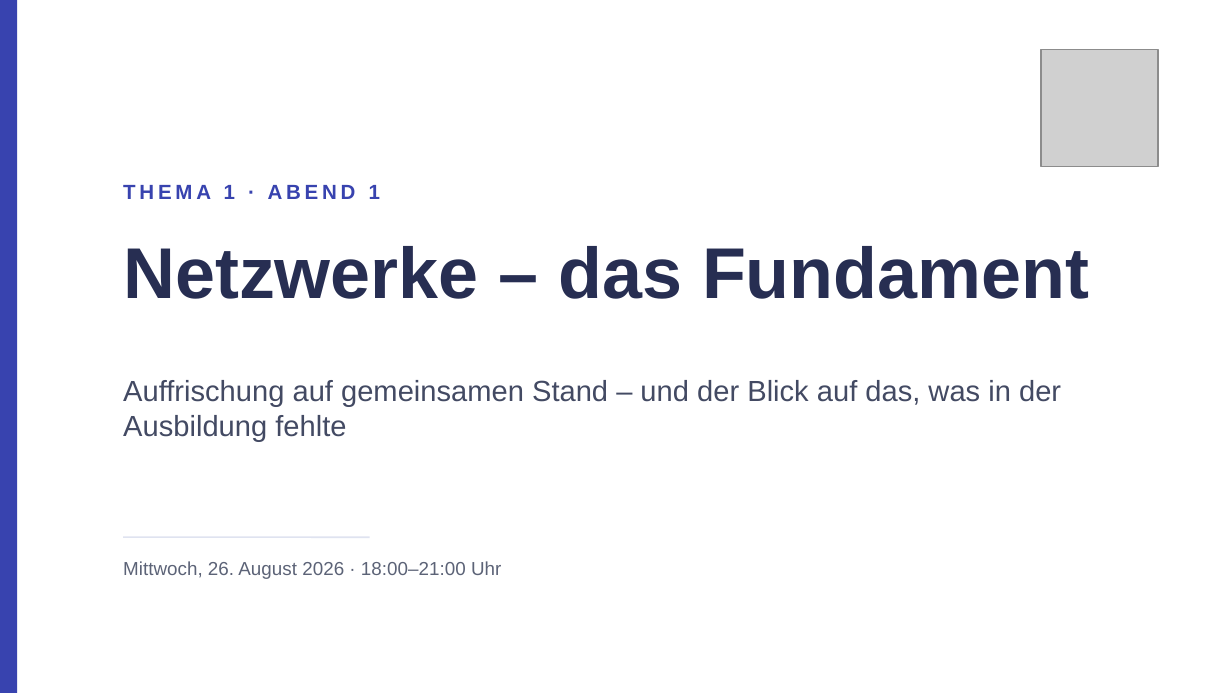
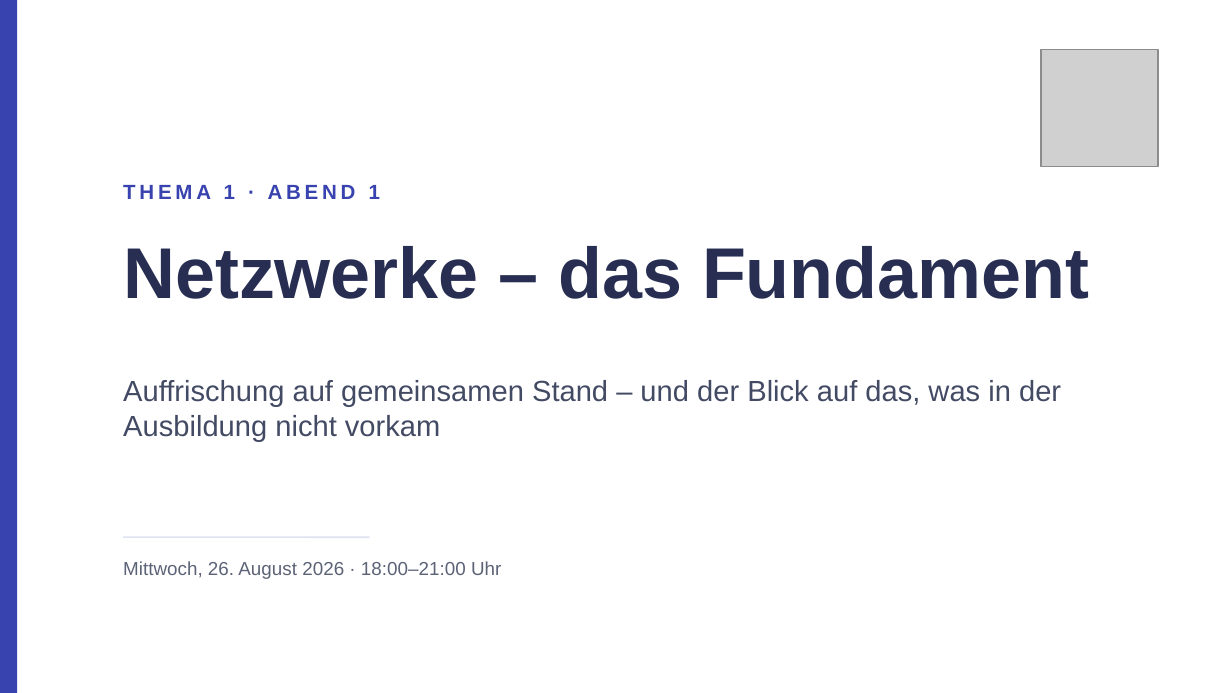
Before and after one commit to JacobMenge/kurs-unterlagen, a slide deck: slide 1 of folien/dist/01-netzwerke-grundlagen.pptx. Drawn at 1232x693 pixels with LibreOffice and Linux fonts; fonts in the diff are those of the drawing; grey boxes stand for pictures. Boxes give left, top, right and bottom in pixels: in the first picture for what was removed or moved away, otherwise in the second. Text is boxed around its words. In the diff, an @@ line names an element or a change of style, - is before the commit and + after.

```diff
--- a/folien/dist/01-netzwerke-grundlagen.pptx
+++ b/folien/dist/01-netzwerke-grundlagen.pptx
@@ text at (123, 380, 1061, 441): text changed @@
-Auffrischung auf gemeinsamen Stand – und der Blick auf das, was in der Ausbildung fehlte
+Auffrischung auf gemeinsamen Stand – und der Blick auf das, was in der Ausbildung nicht vorkam
```
Also in this commit, not shown: 2 other slides changed, 1 other file.
